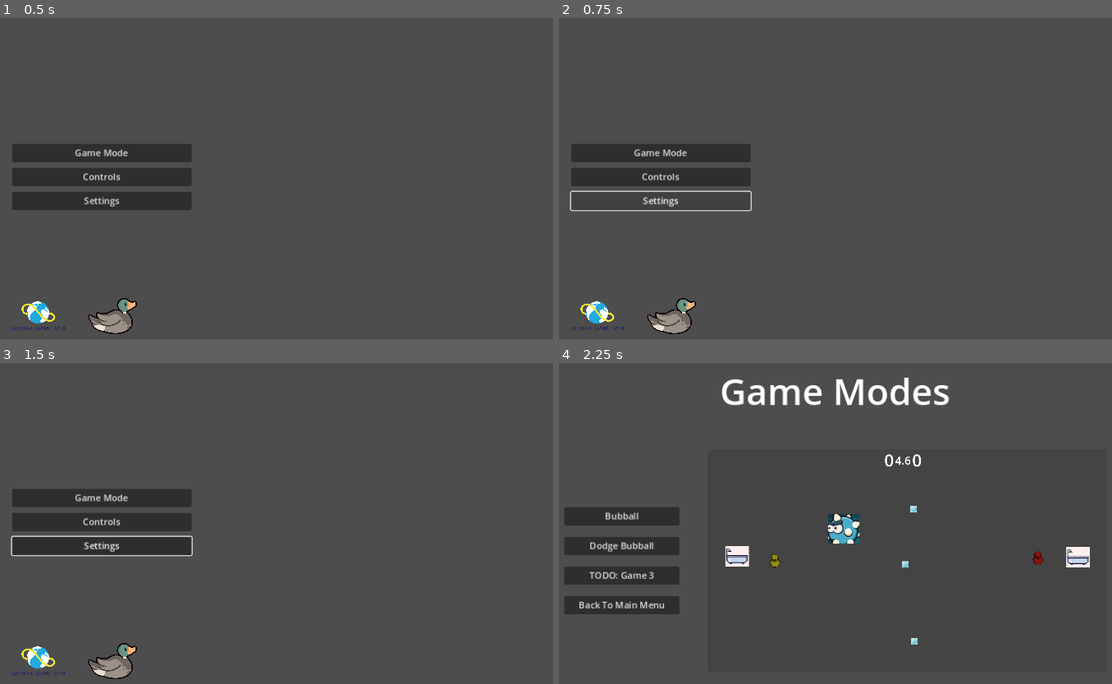
Above: before the commit, frames 1-4 (two rows, left to right).
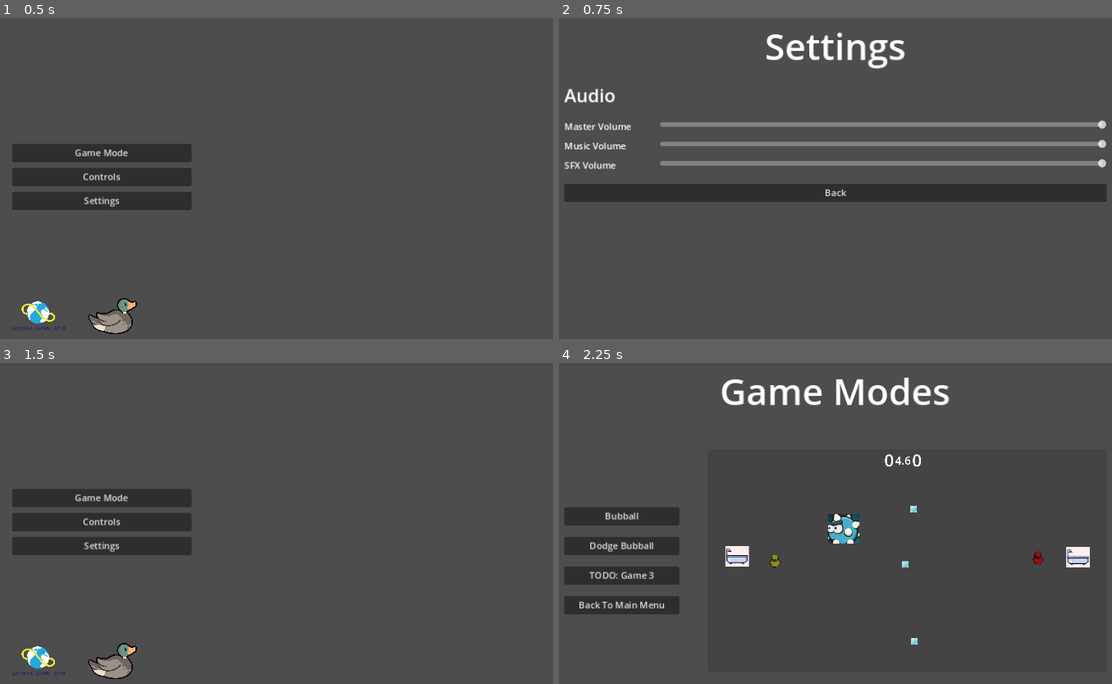
Above: after the commit, the same moments.

Repository: pmaitland/GGJ2025
Game: Godot game, scene res://scenes/MainScreen.tscn
Two runs of this game, one before a commit and one after it. Both use one fixed random seed, a clock stepped at 60 frames per second and the inputs below.
Inputs (mouse positions are in pixels of both pictures, inside the frame that each line leads up to):
- Up to frame 1 (0.5 s): no input
- Up to frame 2 (0.75 s): click "Settings" at 0.5 s
- Up to frame 3 (1.5 s): click (276, 539) at 1.25 s, where only the run after the commit has a clickable "Back"
- Up to frame 4 (2.25 s): click "Game Mode" at 2 s

Frame 1 is identical in both runs. In frame 2, 13% of the frame differs, in the area x 0-99%, y 4-99%; in frame 3, 0.4%; in frame 4, nothing differs.

Commit message:
settings scene

Diff:
--- /dev/null
+++ b/ggj25/default_bus_layout.tres
@@ -0,0 +1,15 @@
+[gd_resource type="AudioBusLayout" format=3 uid="uid://dierurr0jbqt3"]
+
+[resource]
+bus/1/name = &"Music"
+bus/1/solo = false
+bus/1/mute = false
+bus/1/bypass_fx = false
+bus/1/volume_db = 0.0
+bus/1/send = &"Master"
+bus/2/name = &"SFX"
+bus/2/solo = false
+bus/2/mute = false
+bus/2/bypass_fx = false
+bus/2/volume_db = 0.00948906
+bus/2/send = &"Master"
--- /dev/null
+++ b/ggj25/scenes/SettingsScreen.tscn
@@ -0,0 +1,88 @@
+[gd_scene load_steps=2 format=3 uid="uid://bjar0viraaigf"]
+
+[ext_resource type="Script" path="res://scripts/settings_screen.gd" id="1_x0e36"]
+
+[node name="SettingsScreen" type="Control"]
+layout_mode = 3
+anchors_preset = 15
+anchor_right = 1.0
+anchor_bottom = 1.0
+grow_horizontal = 2
+grow_vertical = 2
+script = ExtResource("1_x0e36")
+
+[node name="MarginContainer" type="MarginContainer" parent="."]
+layout_mode = 0
+offset_right = 1152.0
+offset_bottom = 648.0
+theme_override_constants/margin_left = 100
+theme_override_constants/margin_top = 50
+theme_override_constants/margin_right = 100
+theme_override_constants/margin_bottom = 50
+
+[node name="VBoxContainer" type="VBoxContainer" parent="MarginContainer"]
+layout_mode = 2
+theme_override_constants/separation = 20
+
+[node name="Title" type="Label" parent="MarginContainer/VBoxContainer"]
+layout_mode = 2
+theme_override_font_sizes/font_size = 64
+text = "Settings"
+horizontal_alignment = 1
+
+[node name="Audio" type="Label" parent="MarginContainer/VBoxContainer"]
+layout_mode = 2
+theme_override_font_sizes/font_size = 32
+text = "Audio"
+
+[node name="GridContainer" type="GridContainer" parent="MarginContainer/VBoxContainer"]
+layout_mode = 2
+theme_override_constants/h_separation = 50
+theme_override_constants/v_separation = 10
+columns = 2
+
+[node name="Master" type="Label" parent="MarginContainer/VBoxContainer/GridContainer"]
+layout_mode = 2
+theme_override_font_sizes/font_size = 16
+text = "Master Volume"
+
+[node name="MasterSlider" type="HSlider" parent="MarginContainer/VBoxContainer/GridContainer"]
+layout_mode = 2
+size_flags_horizontal = 3
+max_value = 1.0
+step = 0.05
+value = 1.0
+
+[node name="Music" type="Label" parent="MarginContainer/VBoxContainer/GridContainer"]
+layout_mode = 2
+theme_override_font_sizes/font_size = 16
+text = "Music Volume"
+
+[node name="MusicSlider" type="HSlider" parent="MarginContainer/VBoxContainer/GridContainer"]
+layout_mode = 2
+size_flags_horizontal = 3
+max_value = 1.0
+step = 0.05
+value = 1.0
+
+[node name="SFX" type="Label" parent="MarginContainer/VBoxContainer/GridContainer"]
+layout_mode = 2
+theme_override_font_sizes/font_size = 16
+text = "SFX Volume"
+
+[node name="SFXSlider" type="HSlider" parent="MarginContainer/VBoxContainer/GridContainer"]
+layout_mode = 2
+size_flags_horizontal = 3
+max_value = 1.0
+step = 0.05
+value = 1.0
+
+[node name="BackButton" type="Button" parent="MarginContainer/VBoxContainer"]
+layout_mode = 2
+text = "Back
+"
+
+[connection signal="value_changed" from="MarginContainer/VBoxContainer/GridContainer/MasterSlider" to="." method="_on_master_slider_value_changed"]
+[connection signal="value_changed" from="MarginContainer/VBoxContainer/GridContainer/MusicSlider" to="." method="_on_music_slider_value_changed"]
+[connection signal="value_changed" from="MarginContainer/VBoxContainer/GridContainer/SFXSlider" to="." method="_on_sfx_slider_value_changed"]
+[connection signal="pressed" from="MarginContainer/VBoxContainer/BackButton" to="." method="_on_back_button_pressed"]
--- a/ggj25/scenes/duck.tscn
+++ b/ggj25/scenes/duck.tscn
@@ -45,6 +45,7 @@
 
 [node name="AudioStreamPlayer" type="AudioStreamPlayer" parent="."]
 stream = ExtResource("10_qaxuo")
+bus = &"SFX"
 
 [connection signal="timeout" from="DashTimer" to="." method="_on_dash_timer_timeout"]
 [connection signal="timeout" from="DashCooldown" to="." method="_on_dash_cooldown_timeout"]
--- a/ggj25/scripts/hud.gd
+++ b/ggj25/scripts/hud.gd
@@ -106,4 +106,4 @@
 
 
 func _on_settings_pressed() -> void:
-	pass # Replace with function body.
+	SceneManager.go_to_scene("res://scenes/SettingsScreen.tscn")
--- a/ggj25/scripts/main_screen.gd
+++ b/ggj25/scripts/main_screen.gd
@@ -13,4 +13,4 @@
 
 
 func _on_settings_pressed() -> void:
-	pass # Replace with function body.
+	SceneManager.go_to_scene("res://scenes/SettingsScreen.tscn")
--- /dev/null
+++ b/ggj25/scripts/settings_screen.gd
@@ -0,0 +1,30 @@
+extends Control
+
+@onready var master_slider: HSlider = $MarginContainer/VBoxContainer/GridContainer/MasterSlider
+@onready var music_slider: HSlider = $MarginContainer/VBoxContainer/GridContainer/MusicSlider
+@onready var sfx_slider: HSlider = $MarginContainer/VBoxContainer/GridContainer/SFXSlider
+
+@onready var master_bus_index: int = AudioServer.get_bus_index("Master")
+@onready var music_bus_index: int = AudioServer.get_bus_index("Music")
+@onready var sfx_bus_index: int = AudioServer.get_bus_index("SFX")
+
+
+func _ready() -> void:
+	master_slider.value = db_to_linear(AudioServer.get_bus_volume_db(master_bus_index))
+	music_slider.value = db_to_linear(AudioServer.get_bus_volume_db(music_bus_index))
+	sfx_slider.value = db_to_linear(AudioServer.get_bus_volume_db(sfx_bus_index))
+
+func _on_master_slider_value_changed(value: float) -> void:
+	AudioServer.set_bus_volume_db(master_bus_index, linear_to_db(value))
+
+
+func _on_music_slider_value_changed(value: float) -> void:
+	AudioServer.set_bus_volume_db(music_bus_index, linear_to_db(value))
+
+
+func _on_sfx_slider_value_changed(value: float) -> void:
+	AudioServer.set_bus_volume_db(sfx_bus_index, linear_to_db(value))
+
+
+func _on_back_button_pressed() -> void:
+	SceneManager.go_back()
